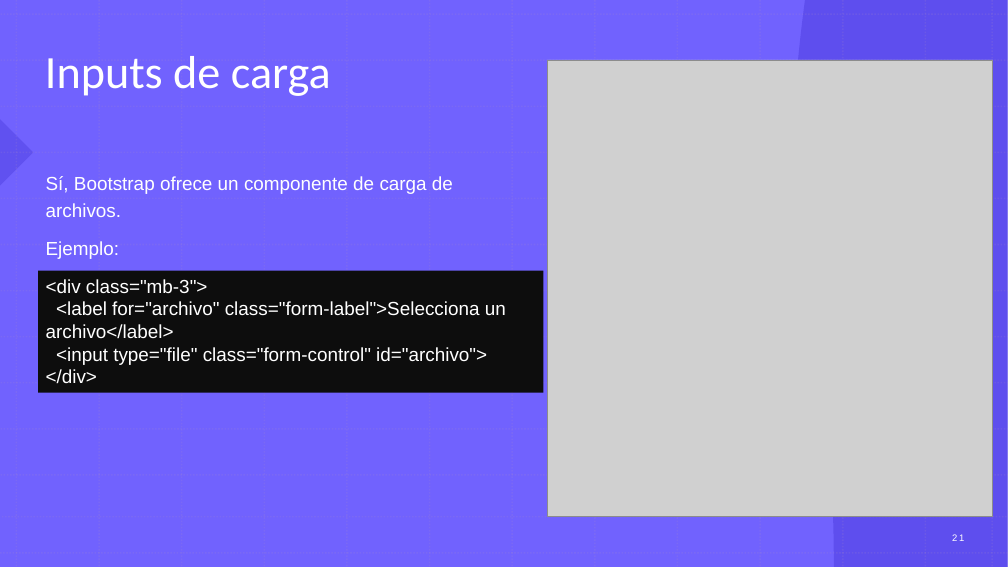
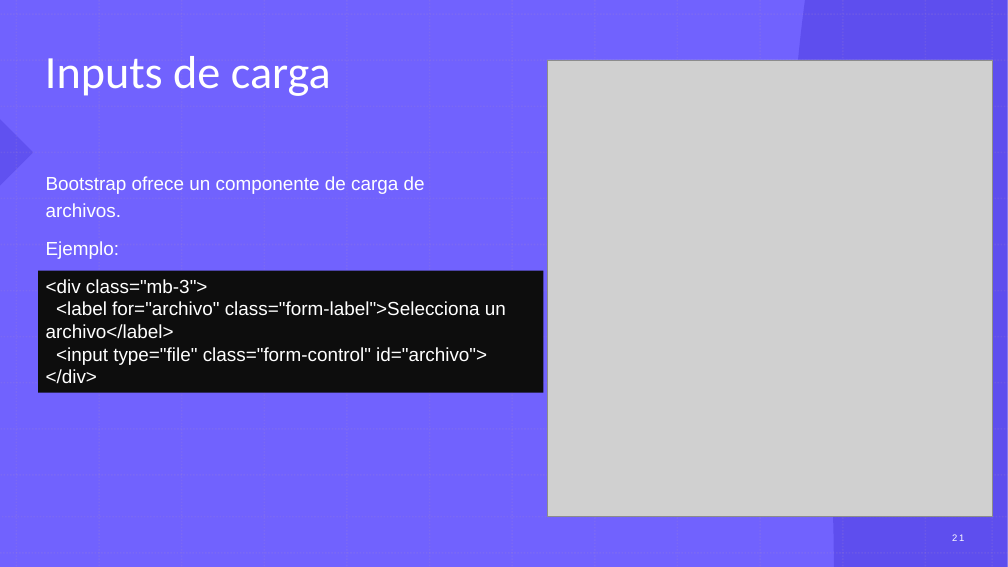
Before and after one commit to danirus6/Bootstrap, a slide deck: slide 21 of Bootstrap 5.pptx. Drawn at 1008x567 pixels with LibreOffice and Linux fonts; fonts in the diff are those of the drawing; grey boxes stand for pictures. Boxes give left, top, right and bottom in pixels: in the first picture for what was removed or moved away, otherwise in the second. Text is boxed around its words. In the diff, an @@ line names an element or a change of style, - is before the commit and + after.

```diff
--- a/Bootstrap 5.pptx
+++ b/Bootstrap 5.pptx
@@ text at (46, 176, 425, 217): text changed @@
-Sí, Bootstrap ofrece un componente de carga de archivos.
+Bootstrap ofrece un componente de carga de archivos.
```
Also in this commit, not shown: 1 other slide changed.
